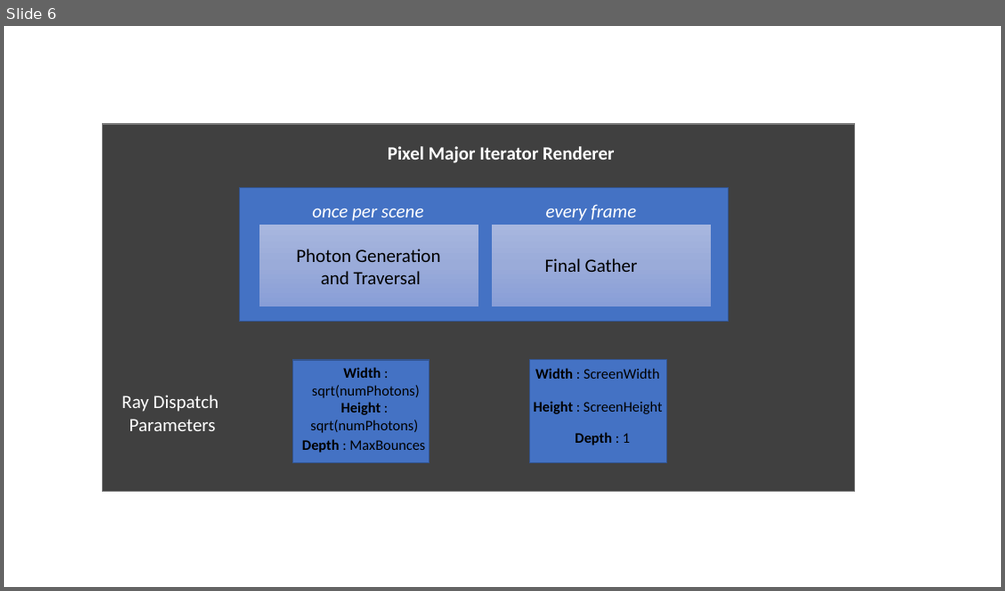
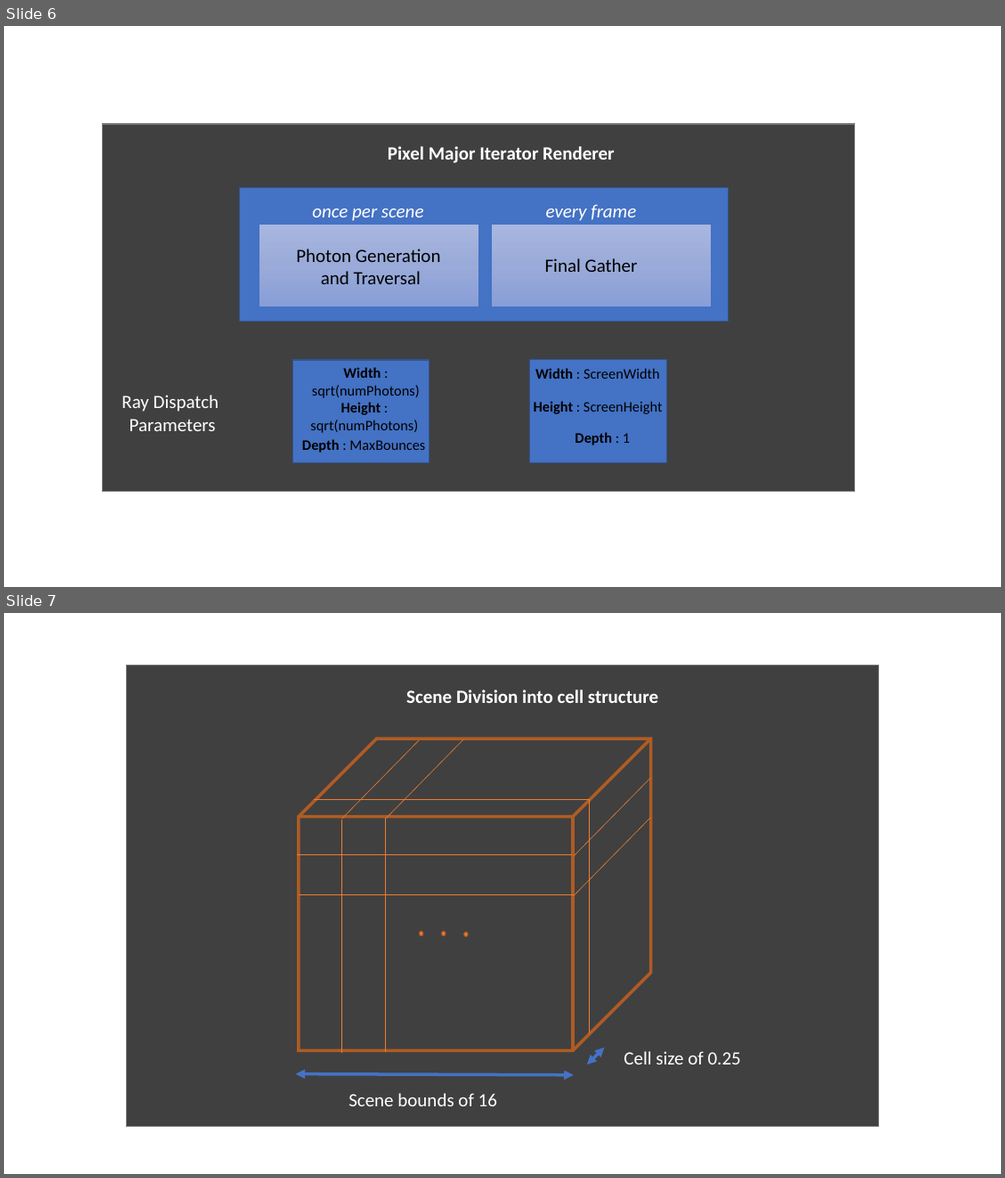
Before and after one commit to ananthaks/DXR-PhotonMapper, a slide deck: Docs/images/New Microsoft PowerPoint Presentation.pptx. Shown one above the other, each under a label of ours: slide 6 before the commit, slides 6 and 7 after it. The pictures are 1005x591 and 1005x1178 pixels, drawn with LibreOffice and Linux fonts; fonts in the diff are those of the drawing. Boxes give left, top, right and bottom in pixels: in the first picture for what was removed or moved away, otherwise in the second. Text is boxed around its words. In the diff, an @@ line names an element or a change of style, - is before the commit and + after.

```diff
--- a/Docs/images/New Microsoft PowerPoint Presentation.pptx
+++ b/Docs/images/New Microsoft PowerPoint Presentation.pptx
@@ slide 7 added at [4, 613, 1001, 1174], background #FFFFFF @@
@@ group added at [127, 665, 878, 1126]: 10 lines, 3 texts, 3 ellipses, 2 double arrows, 1 rectangle, 1 cube @@
+Scene Division into cell structure
+Scene bounds of 16
+Cell size of 0.25
```
Also in this commit, not shown: 2 other slides added, 4 other files.
